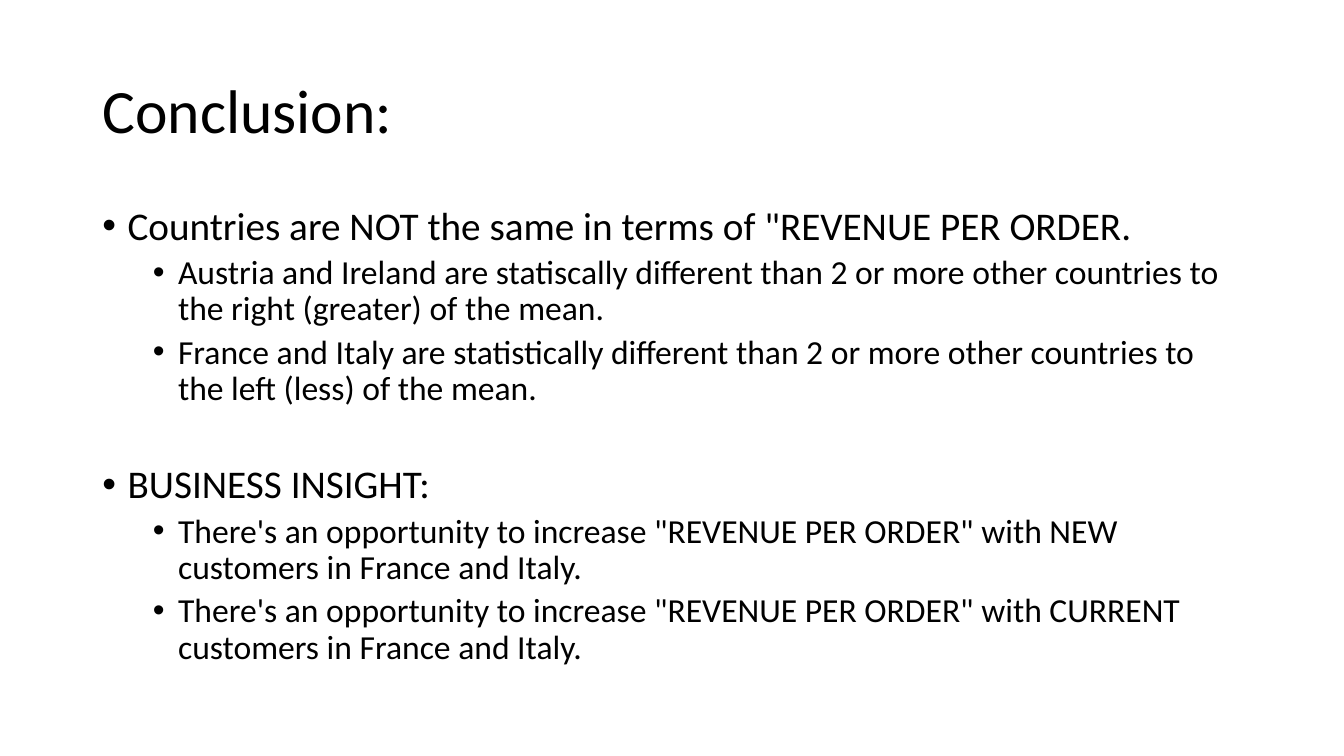
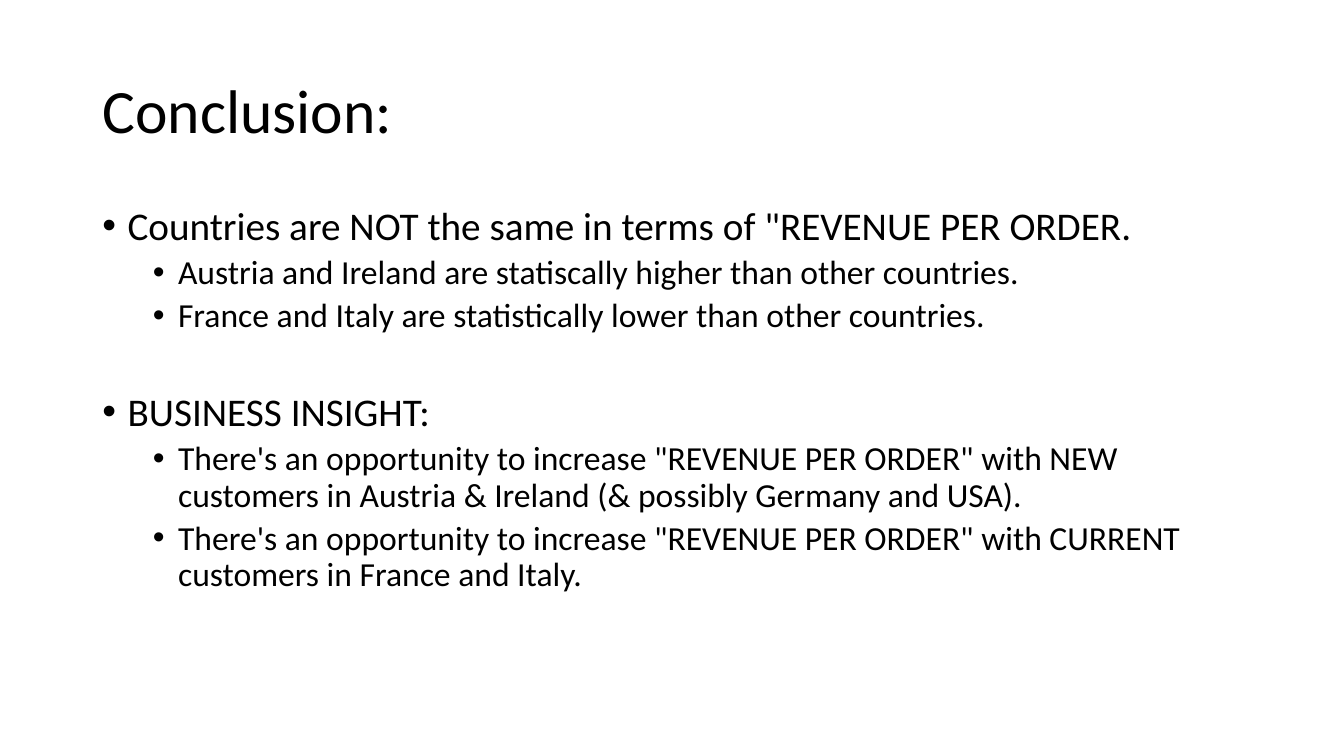
Before and after one commit to joewebb11/dsc-2-final-project-online-ds-pt-112618, a slide deck: slide 11 of NorthWindsPresentation.pptx. Drawn at 1344x756 pixels with LibreOffice and Linux fonts; fonts in the diff are those of the drawing. Boxes give left, top, right and bottom in pixels: in the first picture for what was removed or moved away, otherwise in the second. Text is boxed around its words. In the diff, an @@ line names an element or a change of style, - is before the commit and + after.

```diff
--- a/NorthWindsPresentation.pptx
+++ b/NorthWindsPresentation.pptx
@@ text at (178,260,1019,333): text changed @@
-  • Austria and Ireland are statiscally different than 2 or more other countries to the right (greater) of the mean.
-  • France and Italy are statistically different than 2 or more other countries to the left (less) of the mean.
+  • Austria and Ireland are statiscally higher than other countries.
+  • France and Italy are statistically lower than other countries.
@@ text at (178,446,1117,513): text changed @@
-  • There's an opportunity to increase "REVENUE PER ORDER" with NEW customers in France and Italy.
+  • There's an opportunity to increase "REVENUE PER ORDER" with NEW customers in Austria & Ireland (& possibly Germany and USA).
```
Also in this commit, not shown: 5 other slides changed, 2 slides added, 2 slides removed, 2 other files.
